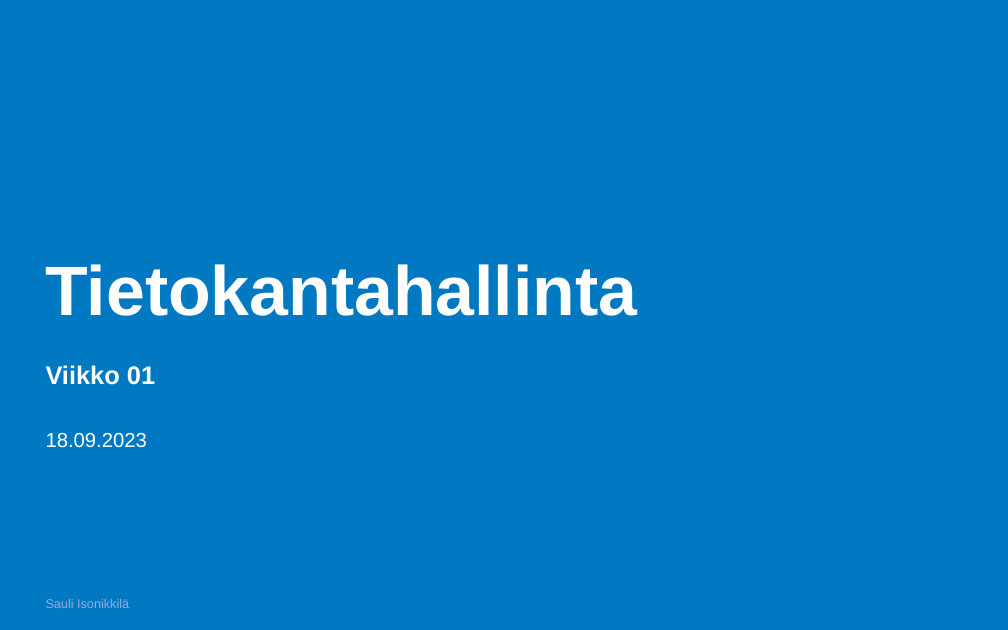
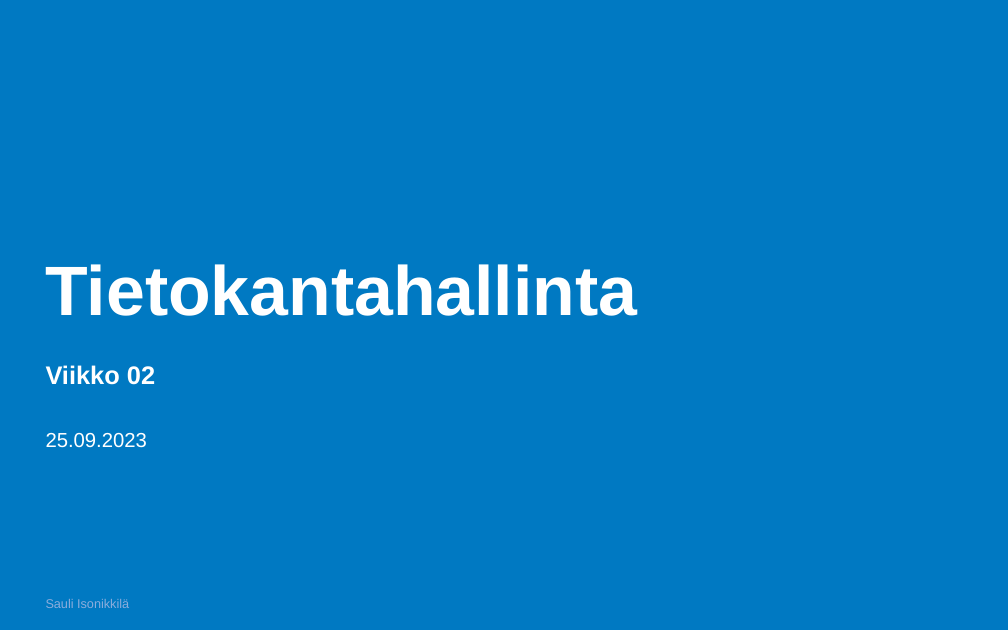
Before and after one commit to Tietokantahallinta/Tietokantahallinta.github.io, a slide deck: slide 1 of luennot/viikko02/Luentokalvot_02.odp. Drawn at 1008x630 pixels with LibreOffice and Linux fonts; fonts in the diff are those of the drawing; background and template pictures are left out. Boxes give left, top, right and bottom in pixels: in the first picture for what was removed or moved away, otherwise in the second. Text is boxed around its words. In the diff, an @@ line names an element or a change of style, - is before the commit and + after.

```diff
--- a/luennot/viikko02/Luentokalvot_02.odp
+++ b/luennot/viikko02/Luentokalvot_02.odp
@@ text at (46,365,155,385): text changed @@
-Viikko 01
+Viikko 02
@@ text at (46,433,147,448): text changed @@
-18.09.2023
+25.09.2023
```
Also in this commit, not shown: 2 other slides changed, 1 slide added, 1 slide removed, 5 other files.
